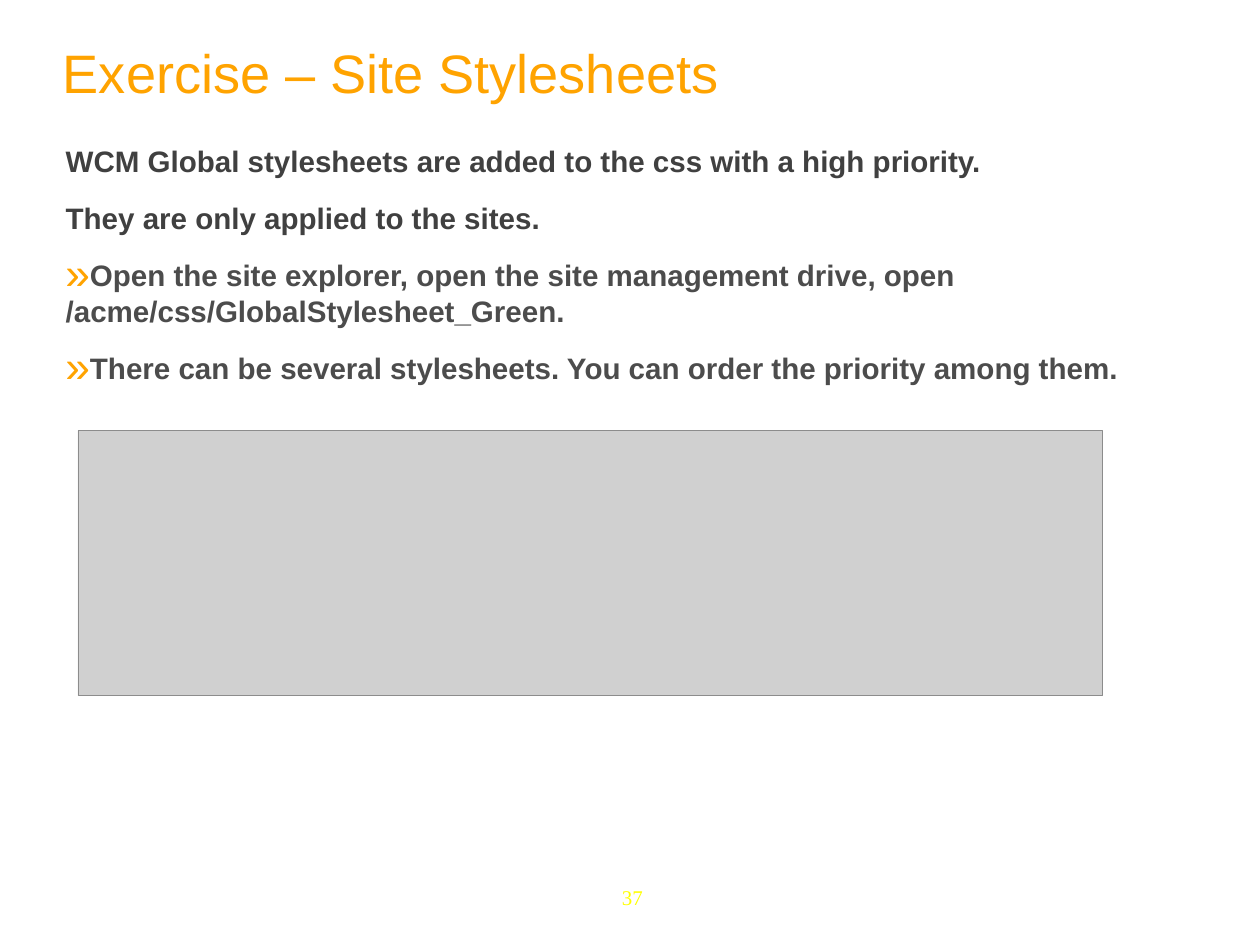
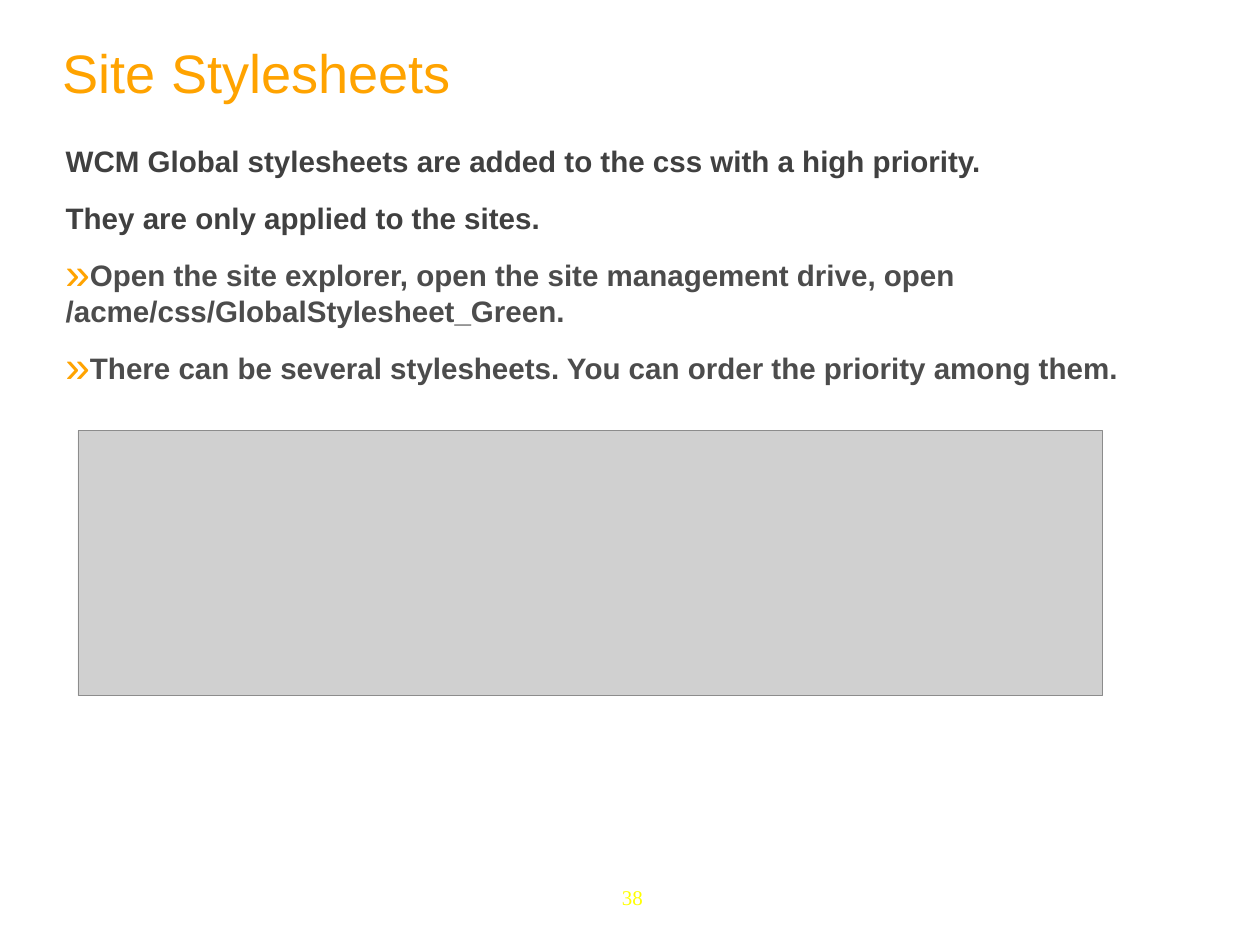
Before and after one commit to anhvurz90/training, a slide deck: slide 38 of exo-developer/220-customization/slides/220-customization-XDev-en.ppt (slide 37 before the commit). Drawn at 1260x945 pixels with LibreOffice and Linux fonts; fonts in the diff are those of the drawing; grey boxes stand for pictures; background and template pictures are left out. Boxes give left, top, right and bottom in pixels: in the first picture for what was removed or moved away, otherwise in the second. Text is boxed around its words. In the diff, an @@ line names an element or a change of style, - is before the commit and + after.

```diff
--- a/exo-developer/220-customization/slides/220-customization-XDev-en.ppt
+++ b/exo-developer/220-customization/slides/220-customization-XDev-en.ppt
@@ text at bbox=[63, 53, 451, 103]: text changed @@
-Exercise – Site Stylesheets
+Site Stylesheets
@@ page number at bbox=[622, 891, 643, 906]: text changed @@
-37
+38
```
Also in this commit, not shown: 4 other slides changed.
